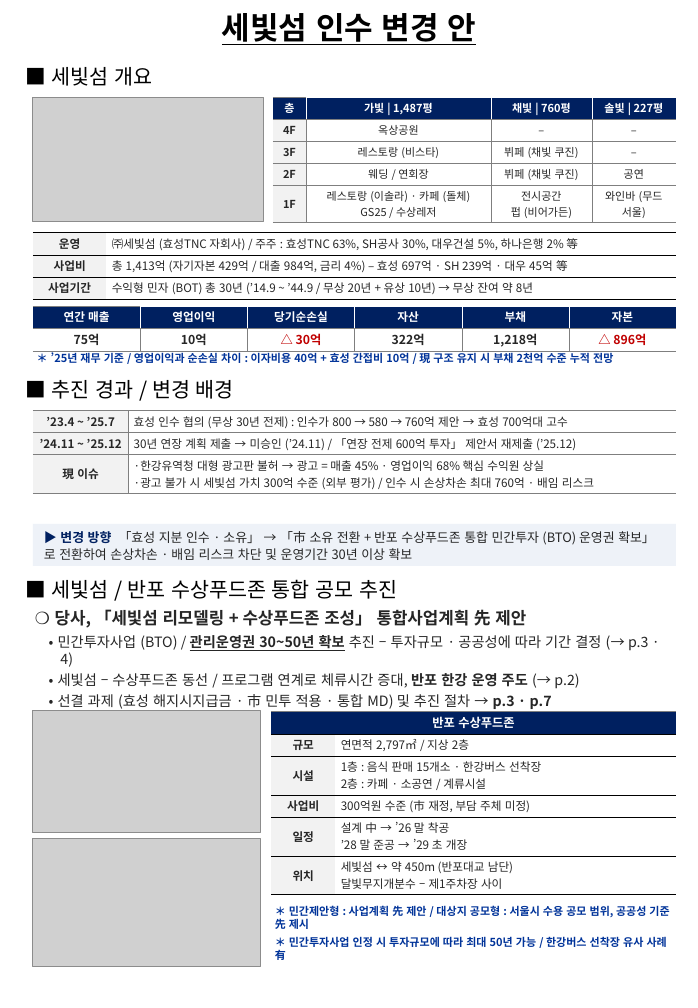
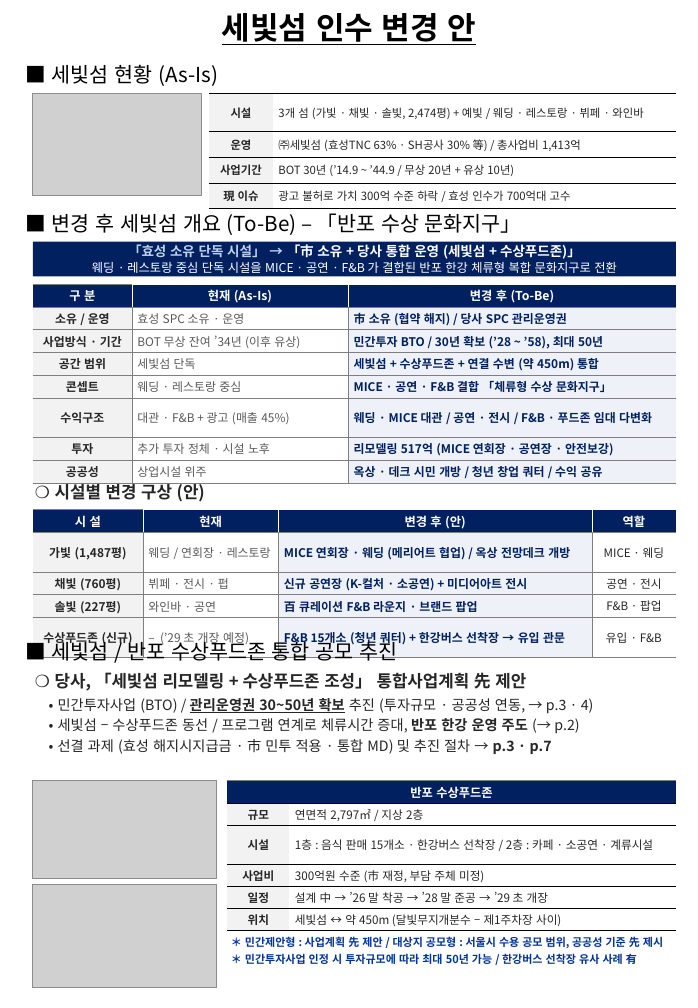
Before and after one commit to ukyung8822/test1, a slide deck: slide 1 of 세빛섬_인수변경안_보완.pptx. Drawn at 698x1008 pixels with LibreOffice and Linux fonts; fonts in the diff are those of the drawing; grey boxes stand for pictures. Boxes give left, top, right and bottom in pixels: in the first picture for what was removed or moved away, otherwise in the second. Text is boxed around its words. In the diff, an @@ line names an element or a change of style, - is before the commit and + after.

```diff
--- a/세빛섬_인수변경안_보완.pptx
+++ b/세빛섬_인수변경안_보완.pptx
@@ text at (52, 64, 218, 86): text changed @@
-■ 세빛섬 개요
+■ 세빛섬 현황 (As-Is)
@@ picture: place and size @@
-picture at (33, 97, 263, 221)
+picture at (33, 93, 201, 195)
@@ table at (208, 93, 676, 207) @@
-층 | 가빛 | 1,487평 | 채빛 | 760평 | 솔빛 | 227평
-4F | 옥상공원 | – | –
-3F | 레스토랑 (비스타) | 뷔페 (채빛 쿠진) | –
-2F | 웨딩 / 연회장 | 뷔페 (채빛 쿠진) | 공연
-1F | 레스토랑 (이솔라) · 카페 (돌체) / GS25 / 수상레저 | 전시공간 / 펍 (비어가든) | 와인바 (무드 서울)
+시설 | 3개 섬 (가빛 · 채빛 · 솔빛, 2,474평) + 예빛 / 웨딩 · 레스토랑 · 뷔페 · 와인바
+운영 | ㈜세빛섬 (효성TNC 63% · SH공사 30% 等) / 총사업비 1,413억
+사업기간 | BOT 30년 (’14.9 ~ ’44.9 / 무상 20년 + 유상 10년)
+現 이슈 | 광고 불허로 가치 300억 수준 하락 / 효성 인수가 700억대 고수
@@ table: place and size @@
-table at (273, 97, 676, 222)
+table at (208, 93, 676, 207)
@@ table removed at (33, 233, 676, 299), 3 rows, 2 columns @@
-운영 | ㈜세빛섬 (효성TNC 자회사) / 주주 : 효성TNC 63%, SH공사 30%, 대우건설 5%, 하나은행 2% 等
-사업비 | 총 1,413억 (자기자본 429억 / 대출 984억, 금리 4%) – 효성 697억 · SH 239억 · 대우 45억 等
-사업기간 | 수익형 민자 (BOT) 총 30년 (’14.9 ~ ’44.9 / 무상 20년 + 유상 10년) → 무상 잔여 약 8년
@@ text added at (52, 213, 522, 235), 16 pt, text #000000 @@
+■ 변경 후 세빛섬 개요 (To-Be) – 「반포 수상 문화지구」
@@ rectangle added at (33, 242, 676, 276), fill #002060, 9.5 pt, text #FFFFFF @@
+「효성 소유 단독 시설」 → 「市 소유 + 당사 통합 운영 (세빛섬 + 수상푸드존)」
+웨딩 · 레스토랑 중심 단독 시설을 MICE · 공연 · F&B 가 결합된 반포 한강 체류형 복합 문화지구로 전환
@@ table added at (33, 284, 675, 481), 8 rows, 3 columns @@
+구 분 | 현재 (As-Is) | 변경 후 (To-Be)
+소유 / 운영 | 효성 SPC 소유 · 운영 | 市 소유 (협약 해지) / 당사 SPC 관리운영권
+사업방식 · 기간 | BOT 무상 잔여 ’34년 (이후 유상) | 민간투자 BTO / 30년 확보 (’28 ~ ’58), 최대 50년
+공간 범위 | 세빛섬 단독 | 세빛섬 + 수상푸드존 + 연결 수변 (약 450m) 통합
+콘셉트 | 웨딩 · 레스토랑 중심 | MICE · 공연 · F&B 결합 「체류형 수상 문화지구」
+수익구조 | 대관 · F&B + 광고 (매출 45%) | 웨딩 · MICE 대관 / 공연 · 전시 / F&B · 푸드존 임대 다변화
+투자 | 추가 투자 정체 · 시설 노후 | 리모델링 517억 (MICE 연회장 · 공연장 · 안전보강)
+공공성 | 상업시설 위주 | 옥상 · 데크 시민 개방 / 청년 창업 쿼터 / 수익 공유
@@ table removed at (33, 306, 675, 351), 2 rows, 6 columns @@
-연간 매출 | 영업이익 | 당기순손실 | 자산 | 부채 | 자본
-75억 | 10억 | △ 30억 | 322억 | 1,218억 | △ 896억
@@ text removed at (51, 351, 613, 366) @@
-＊ ’25년 재무 기준 / 영업이익과 순손실 차이 : 이자비용 40억 + 효성 간접비 10억 / 現 구조 유지 시 부채 2천억 수준 누적 전망
@@ table at (33, 509, 677, 649) @@
-’23.4 ~ ’25.7 | 효성 인수 협의 (무상 30년 전제) : 인수가 800 → 580 → 760억 제안 → 효성 700억대 고수
-’24.11 ~ ’25.12 | 30년 연장 계획 제출 → 미승인 (’24.11) / 「연장 전제 600억 투자」 제안서 재제출 (’25.12)
-現 이슈 | ·한강유역청 대형 광고판 불허 → 광고 = 매출 45% · 영업이익 68% 핵심 수익원 상실 / ·광고 불가 시 세빛섬 가치 300억 수준 (외부 평가) / 인수 시 손상차손 최대 760억 · 배임 리스크
+시 설 | 현재 | 변경 후 (안) | 역할
+가빛 (1,487평) | 웨딩 / 연회장 · 레스토랑 | MICE 연회장 · 웨딩 (메리어트 협업) / 옥상 전망데크 개방 | MICE · 웨딩
+채빛 (760평) | 뷔페 · 전시 · 펍 | 신규 공연장 (K-컬처 · 소공연) + 미디어아트 전시 | 공연 · 전시
+솔빛 (227평) | 와인바 · 공연 | 百 큐레이션 F&B 라운지 · 브랜드 팝업 | F&B · 팝업
+수상푸드존 (신규) | – (’29 초 개장 예정) | F&B 15개소 (청년 쿼터) + 한강버스 선착장 → 유입 관문 | 유입 · F&B
@@ table: place and size @@
-table at (33, 410, 676, 493)
+table at (33, 509, 677, 649)
@@ text at (55, 481, 205, 502): text changed; size 16 to 13 pt; text colour #000000 to #262626; bold on @@
-■ 추진 경과 / 변경 배경
+❍ 시설별 변경 구상 (안)
@@ rectangle removed at (33, 524, 676, 566) @@
-▶ 변경 방향 「효성 지분 인수 · 소유」 → 「市 소유 전환 + 반포 수상푸드존 통합 민간투자 (BTO) 운영권 확보」 로 전환하여 손상차손 · 배임 리스크 차단 및 운영기간 30년 이상 확보
@@ text "■ 세빛섬 / 반포 수상푸드존 ...": place and size @@
-text "■ 세빛섬 / 반포 수상푸드존 ..." at (52, 579, 649, 711)
+text "■ 세빛섬 / 반포 수상푸드존 ..." at (52, 639, 594, 754)
@@ text at (58, 698, 594, 714): text changed @@
-• 민간투자사업 (BTO) / 관리운영권 30~50년 확보 추진 – 투자규모 · 공공성에 따라 기간 결정 (→ p.3 · 4)
+• 민간투자사업 (BTO) / 관리운영권 30~50년 확보 추진 (투자규모 · 공공성 연동, → p.3 · 4)
@@ picture: place and size @@
-picture at (33, 711, 260, 833)
+picture at (33, 781, 216, 879)
@@ table at (227, 781, 676, 930) @@
-row 3, column 2: 1층 : 음식 판매 15개소 · 한강버스 선착장 / 2층 : 카페 · 소공연 / 계류시설
+row 3, column 2: 1층 : 음식 판매 15개소 · 한강버스 선착장 / 2층 : 카페 · 소공연 · 계류시설
-row 5, column 2: 설계 中 → ’26 말 착공 / ’28 말 준공 → ’29 초 개장
+row 5, column 2: 설계 中 → ’26 말 착공 → ’28 말 준공 → ’29 초 개장
-row 6, column 2: 세빛섬 ↔ 약 450m (반포대교 남단) / 달빛무지개분수 – 제1주차장 사이
+row 6, column 2: 세빛섬 ↔ 약 450m (달빛무지개분수 – 제1주차장 사이)
@@ table: place and size @@
-table at (271, 711, 676, 893)
+table at (227, 781, 676, 930)
@@ picture: place and size @@
-picture at (33, 839, 260, 967)
+picture at (33, 885, 216, 988)
@@ text "＊ 민간제안형 : 사업계획 先 ..." rewrapped from (275, 905, 669, 960) to (245, 936, 663, 964) @@
```
